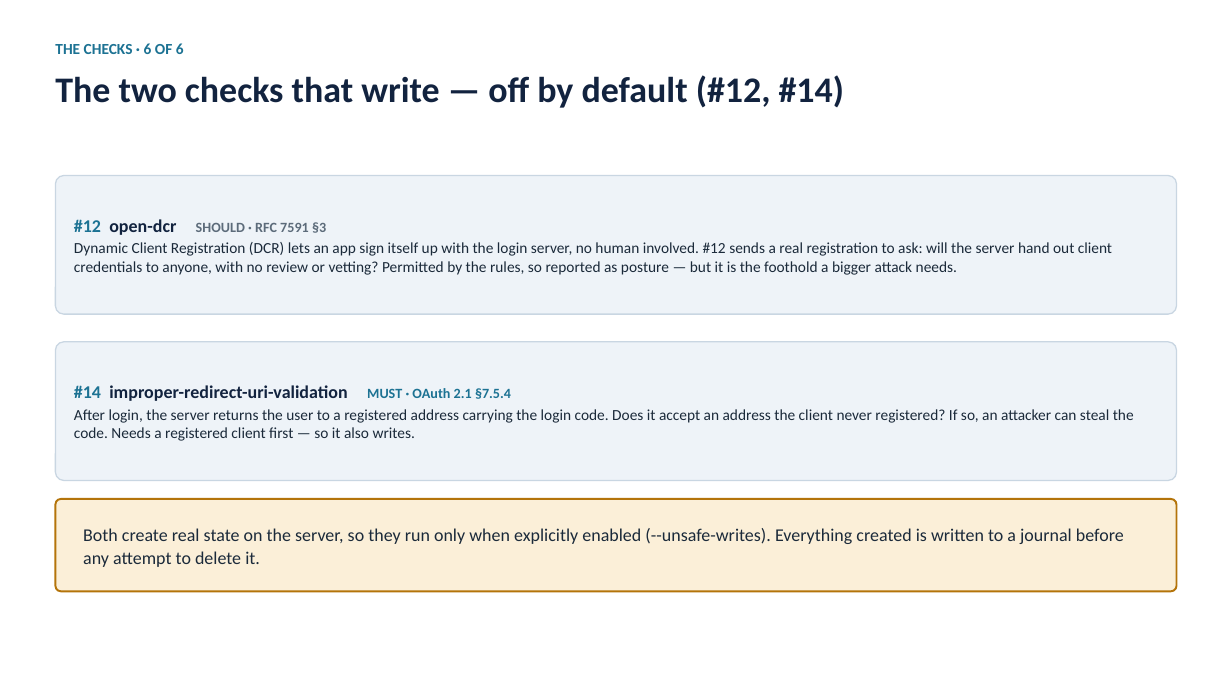
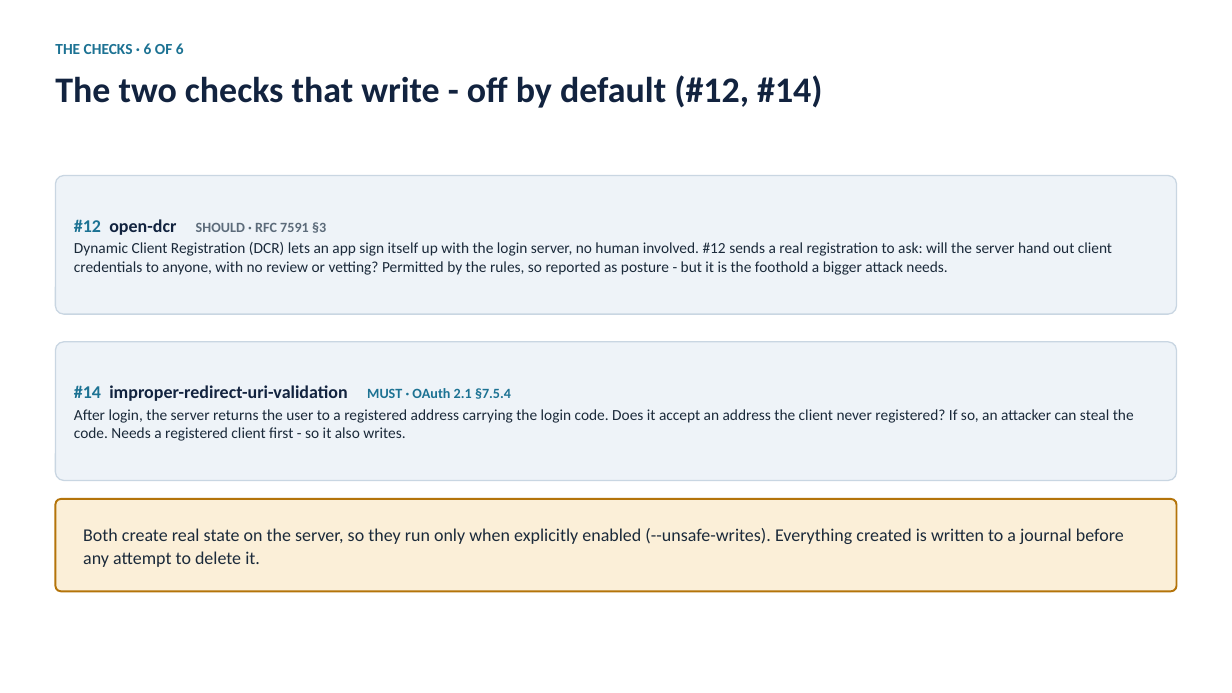
Before and after one commit to yamitkfir/YamAmit-MCP-auth, a slide deck: slide 16 of MCP-auth-slides.pptx. Drawn at 1232x693 pixels with LibreOffice and Linux fonts; fonts in the diff are those of the drawing. Boxes give left, top, right and bottom in pixels: in the first picture for what was removed or moved away, otherwise in the second. Text is boxed around its words. In the diff, an @@ line names an element or a change of style, - is before the commit and + after.

```diff
--- a/MCP-auth-slides.pptx
+++ b/MCP-auth-slides.pptx
@@ text at <box>55,75,822,108</box>: text changed @@
-The two checks that write — off by default (#12, #14)
+The two checks that write - off by default (#12, #14)
@@ text at <box>74,242,1112,275</box>: text changed @@
-Dynamic Client Registration (DCR) lets an app sign itself up with the login server, no human involved. #12 sends a real registration to ask: will the server hand out client credentials to anyone, with no review or vetting? Permitted by the rules, so reported as posture — but it is the foothold a bigger attack needs.
+Dynamic Client Registration (DCR) lets an app sign itself up with the login server, no human involved. #12 sends a real registration to ask: will the server hand out client credentials to anyone, with no review or vetting? Permitted by the rules, so reported as posture - but it is the foothold a bigger attack needs.
@@ text at <box>74,409,1134,441</box>: text changed @@
-After login, the server returns the user to a registered address carrying the login code. Does it accept an address the client never registered? If so, an attacker can steal the code. Needs a registered client first — so it also writes.
+After login, the server returns the user to a registered address carrying the login code. Does it accept an address the client never registered? If so, an attacker can steal the code. Needs a registered client first - so it also writes.
```
Also in this commit, not shown: 26 other slides changed.
